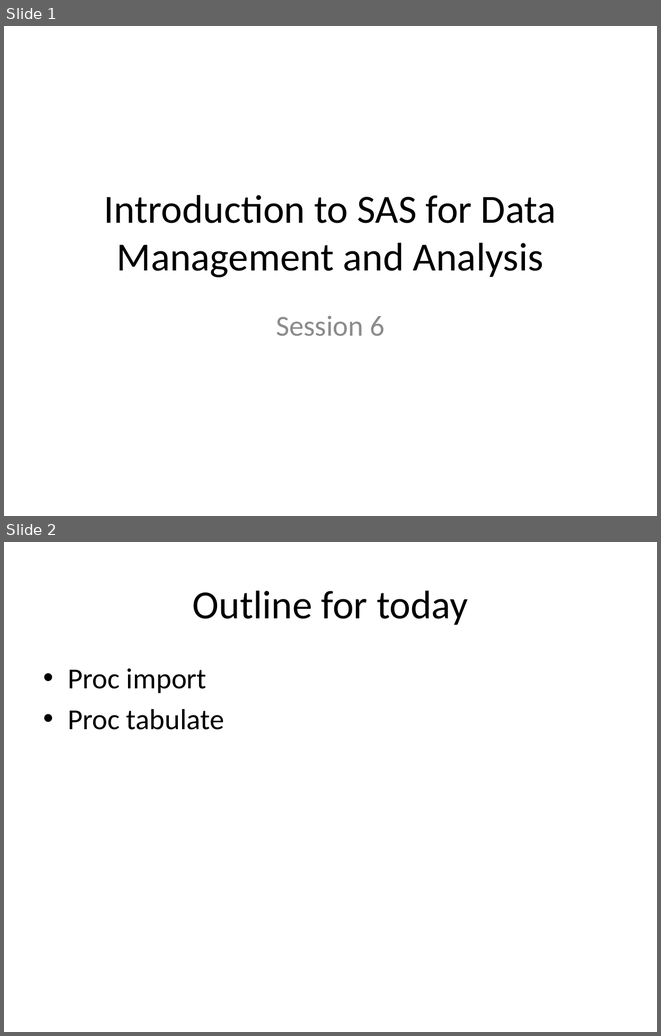
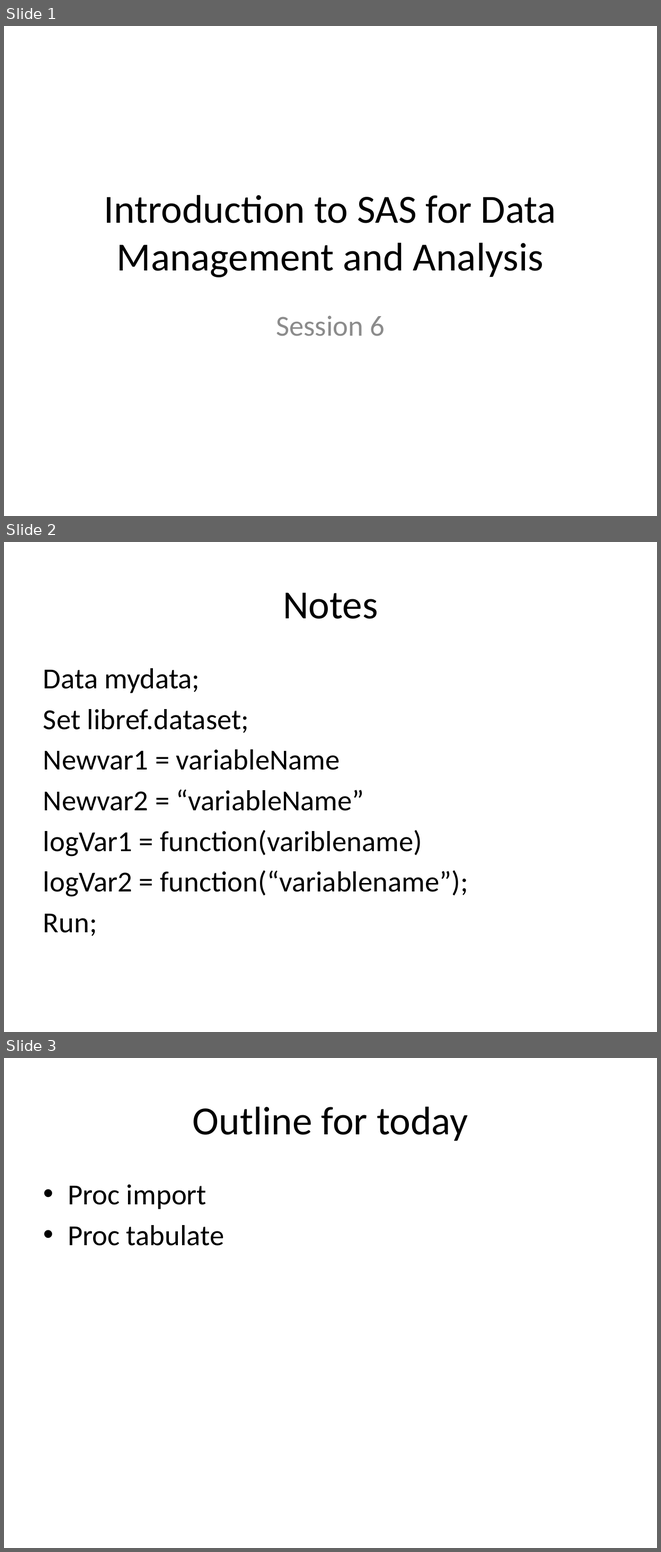
Before and after one commit to CUNYSPHCode/IntroSAS, a slide deck: Session6/Session6_MRamos.pptx. Shown one above the other, each under a label of ours: slides 1 and 2 before the commit, slides 1, 2 and 3 after it. The pictures are 661x1036 and 661x1552 pixels, drawn with LibreOffice and Linux fonts; fonts in the diff are those of the drawing. Boxes give left, top, right and bottom in pixels: in the first picture for what was removed or moved away, otherwise in the second. Text is boxed around its words. In the diff, an @@ line names an element or a change of style, - is before the commit and + after.

```diff
--- a/Session6/Session6_MRamos.pptx
+++ b/Session6/Session6_MRamos.pptx
@@ slide 2 added at (4,542,657,1032), background #FFFFFF @@
@@ title added at (283,592,378,619), 44 pt, text #000000 @@
+Notes
@@ text added at (43,668,468,936), 32 pt, text #000000 @@
+Data mydata;
+Set libref.dataset;
+Newvar1 = variableName
+Newvar2 = “variableName”
+logVar1 = function(variblename)
+logVar2 = function(“variablename”);
+Run;
@@ what was slide 2 is now slide 3 @@
```
Also in this commit, not shown: 1 slide changed, 3 other files.
